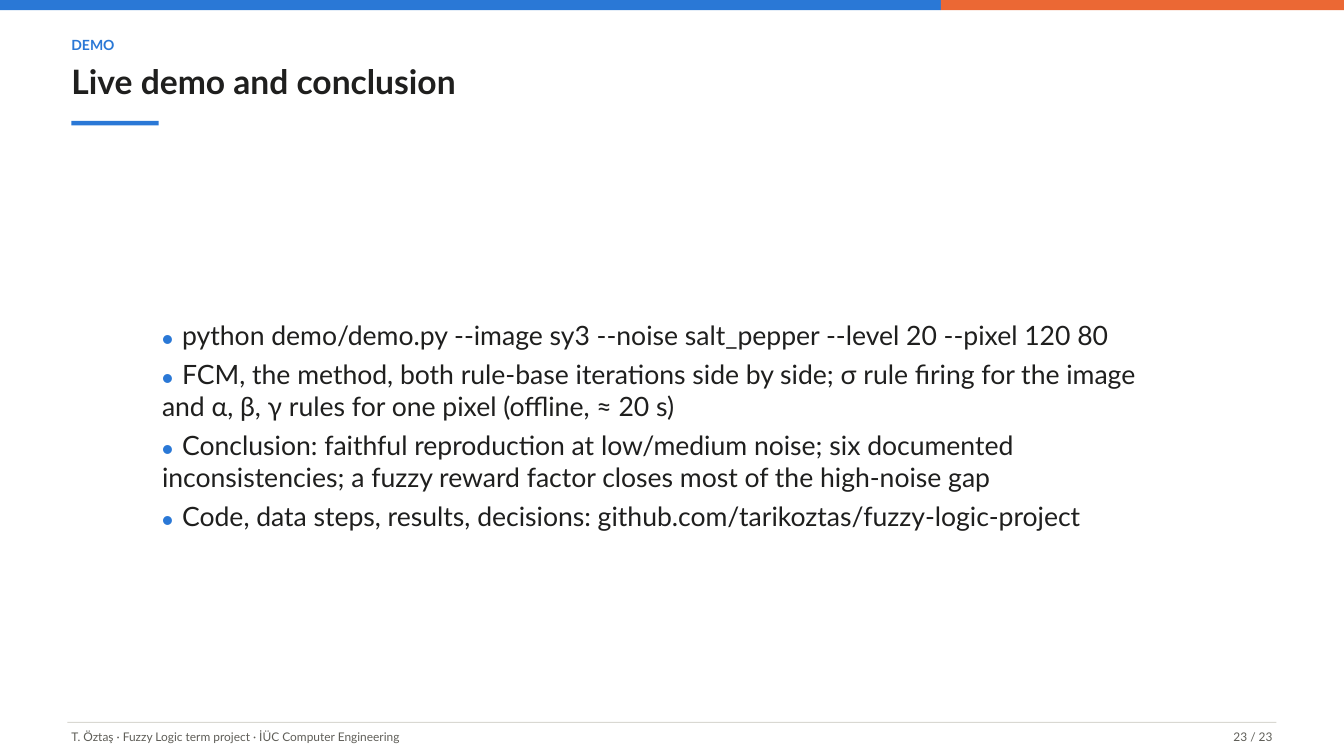
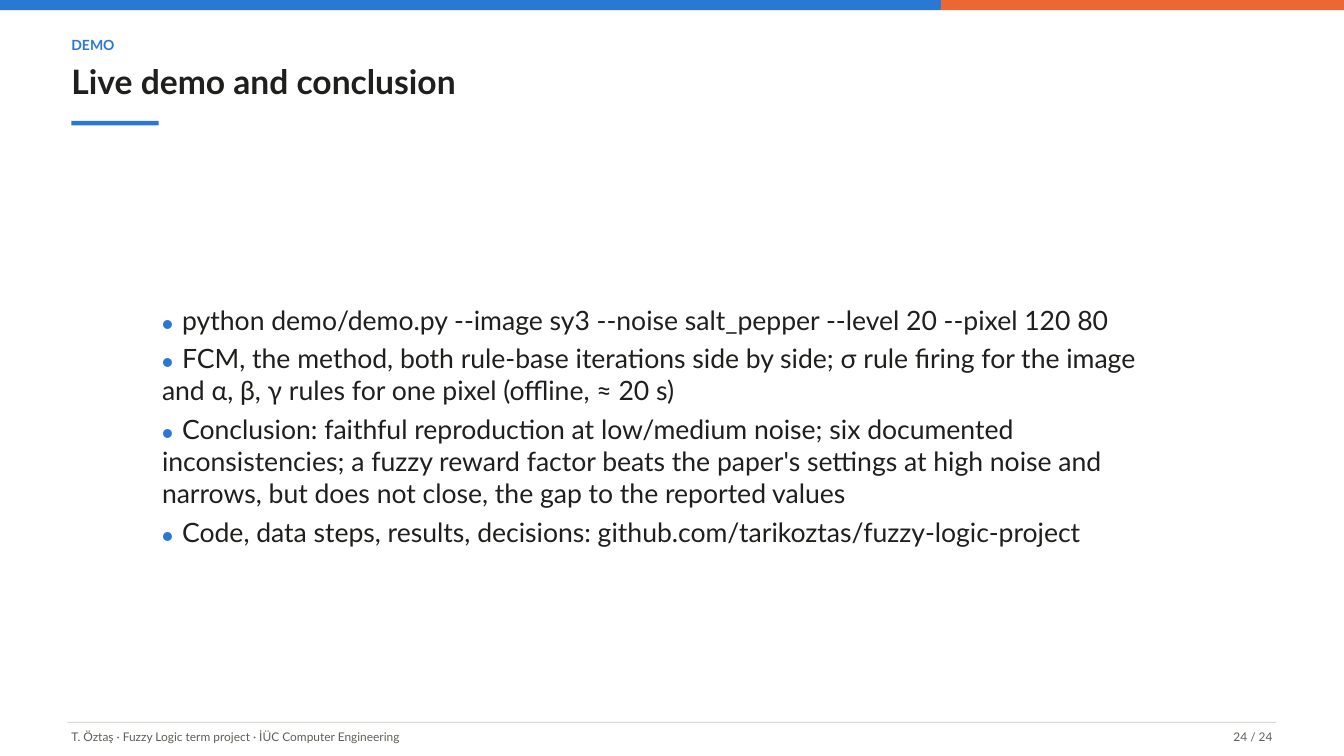
Before and after one commit to tarikoztas/fuzzy-logic-project, a slide deck: slide 24 of presentation/presentation.pptx (slide 23 before the commit). Drawn at 1344x756 pixels with LibreOffice and Linux fonts; fonts in the diff are those of the drawing. Boxes give left, top, right and bottom in pixels: in the first picture for what was removed or moved away, otherwise in the second. Text is boxed around its words. In the diff, an @@ line names an element or a change of style, - is before the commit and + after.

```diff
--- a/presentation/presentation.pptx
+++ b/presentation/presentation.pptx
@@ text "● python demo/demo.py --image sy3 ...": place and size @@
-text "● python demo/demo.py --image sy3 ..." at [162, 325, 1135, 531]
+text "● python demo/demo.py --image sy3 ..." at [162, 310, 1135, 547]
@@ text at [162, 419, 1101, 508]: text changed @@
-● Conclusion: faithful reproduction at low/medium noise; six documented inconsistencies; a fuzzy reward factor closes most of the high-noise gap
+● Conclusion: faithful reproduction at low/medium noise; six documented inconsistencies; a fuzzy reward factor beats the paper's settings at high noise and narrows, but does not close, the gap to the reported values
@@ text at [1233, 732, 1273, 741]: text changed @@
-23 / 23
+24 / 24
```
Also in this commit, not shown: 21 other slides changed, 1 slide added, 21 other files.
